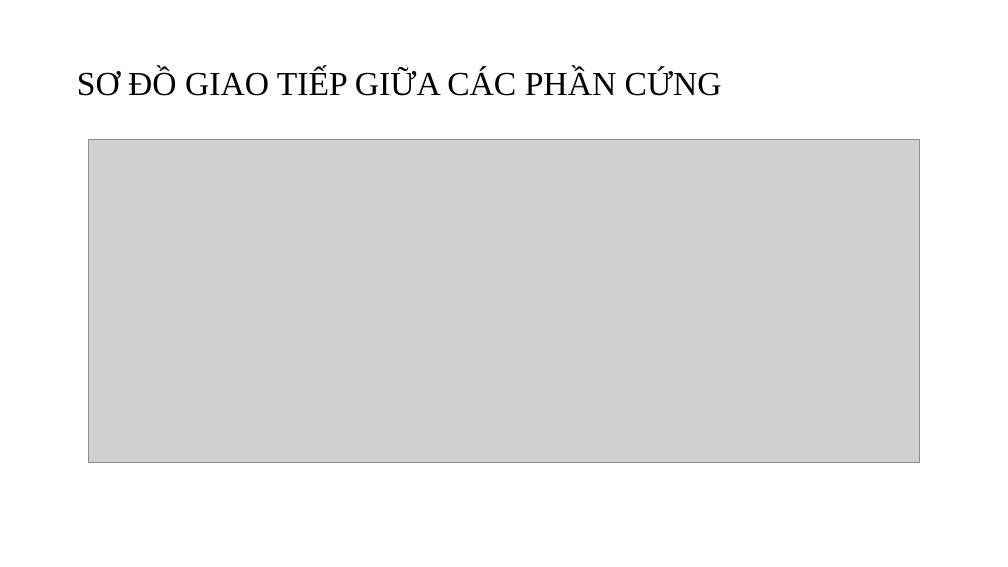
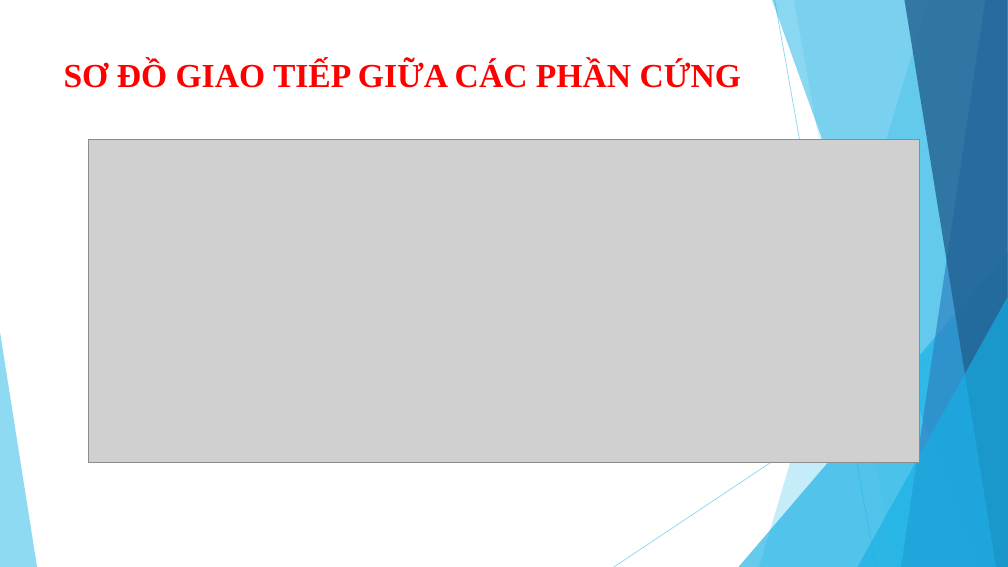
Before and after one commit to DatTwenty3/DCLV, a slide deck: slide 17 of PRESENTATION.pptx. Drawn at 1008x567 pixels with LibreOffice and Linux fonts; fonts in the diff are those of the drawing; grey boxes stand for pictures. Boxes give left, top, right and bottom in pixels: in the first picture for what was removed or moved away, otherwise in the second. Text is boxed around its words. In the diff, an @@ line names an element or a change of style, - is before the commit and + after.

```diff
--- a/PRESENTATION.pptx
+++ b/PRESENTATION.pptx
@@ title "SƠ ĐỒ GIAO TIẾP GIỮA ...": place and size @@
-title "SƠ ĐỒ GIAO TIẾP GIỮA ..." at box(77, 69, 722, 96)
+title "SƠ ĐỒ GIAO TIẾP GIỮA ..." at box(64, 61, 741, 88)
@@ title "SƠ ĐỒ GIAO TIẾP GIỮA ..." at box(64, 61, 741, 88): text colour #000000 to #FF0000, bold on; line spacing 0.9 to 1; vertical alignment middle to top @@
@@ group added at box(0, 0, 1008, 567): 5 freeform shapes, 3 triangles, 2 lines @@
```
Also in this commit, not shown: 17 other slides changed.
